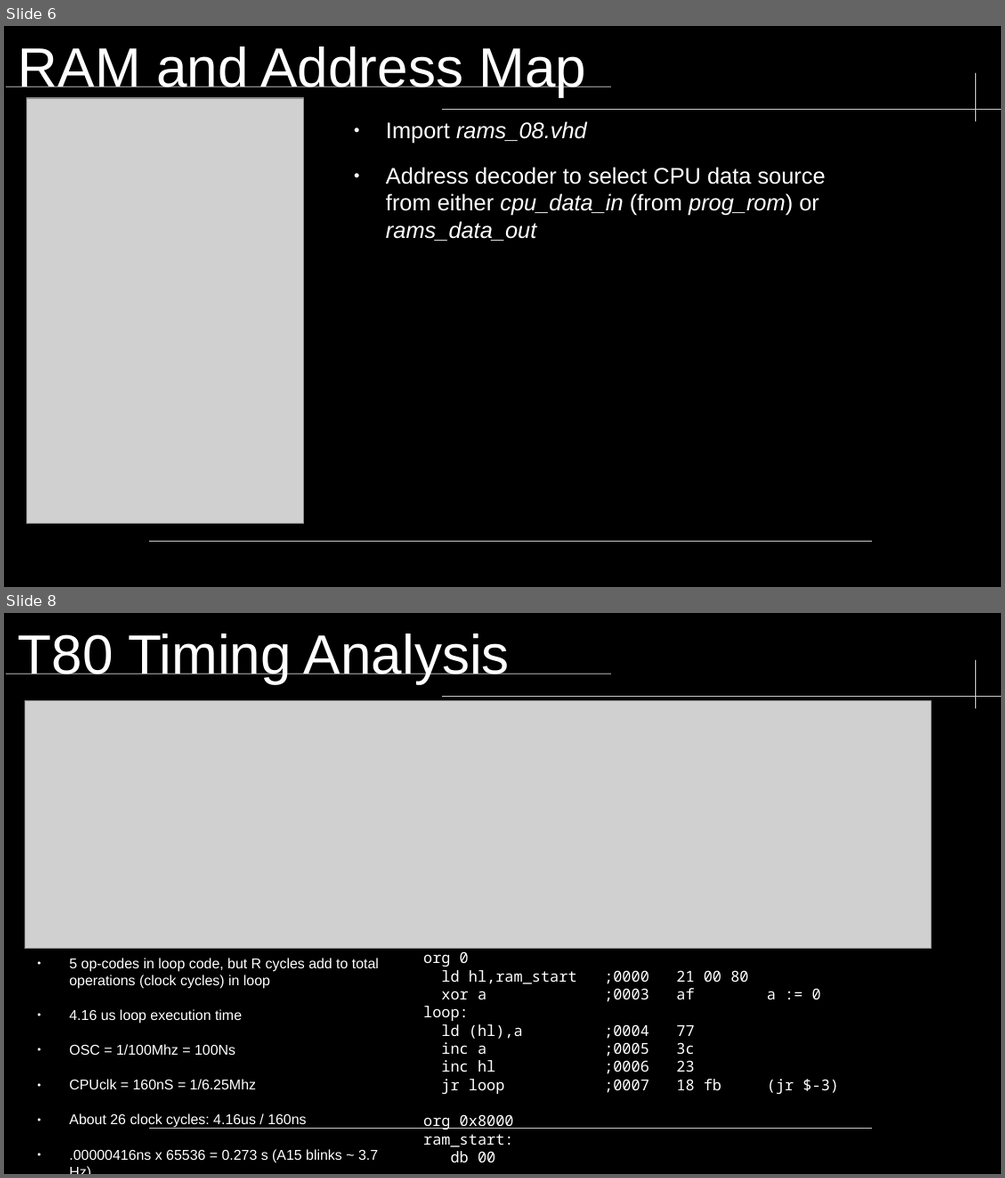
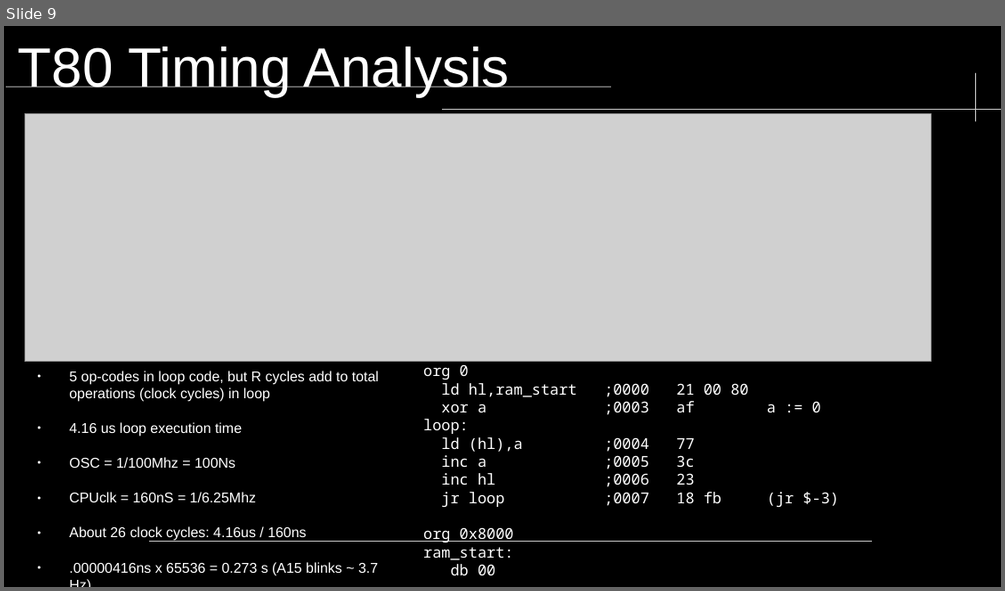
Before and after one commit to neiderm/retro_comp_fpga, a slide deck: docs/soc_t80_cpu_sim.odp. Shown one above the other, each under a label of ours: slides 6 and 8 before the commit, slide 9 after it; the slides between them are not shown. The pictures are 1005x1178 and 1005x591 pixels, drawn with LibreOffice and Linux fonts; fonts in the diff are those of the drawing; grey boxes stand for pictures; background and template pictures are left out. Boxes give left, top, right and bottom in pixels: in the first picture for what was removed or moved away, otherwise in the second. Text is boxed around its words. In the diff, an @@ line names an element or a change of style, - is before the commit and + after.

Commit message:
RAM interfacing with simplified chip select scheme

```diff
--- a/docs/soc_t80_cpu_sim.odp
+++ b/docs/soc_t80_cpu_sim.odp
@@ slide 6 removed at (x1=4, y1=26, x2=1001, y2=587), background #000000; not listed: 4 template elements that a slide beside it also shows @@
@@ title removed at (x1=18, y1=46, x2=586, y2=97) @@
-RAM and Address Map
@@ picture removed at (x1=26, y1=98, x2=304, y2=524) @@
@@ text removed at (x1=386, y1=121, x2=825, y2=240) @@
-● Import rams_08.vhd
-● Address decoder to select CPU data source from either cpu_data_in (from prog_rom) or rams_data_out
@@ what was slide 8 is now slide 9 @@
```
Also in this commit, not shown: 2 slides changed, 3 slides added, 2 other slides removed.
